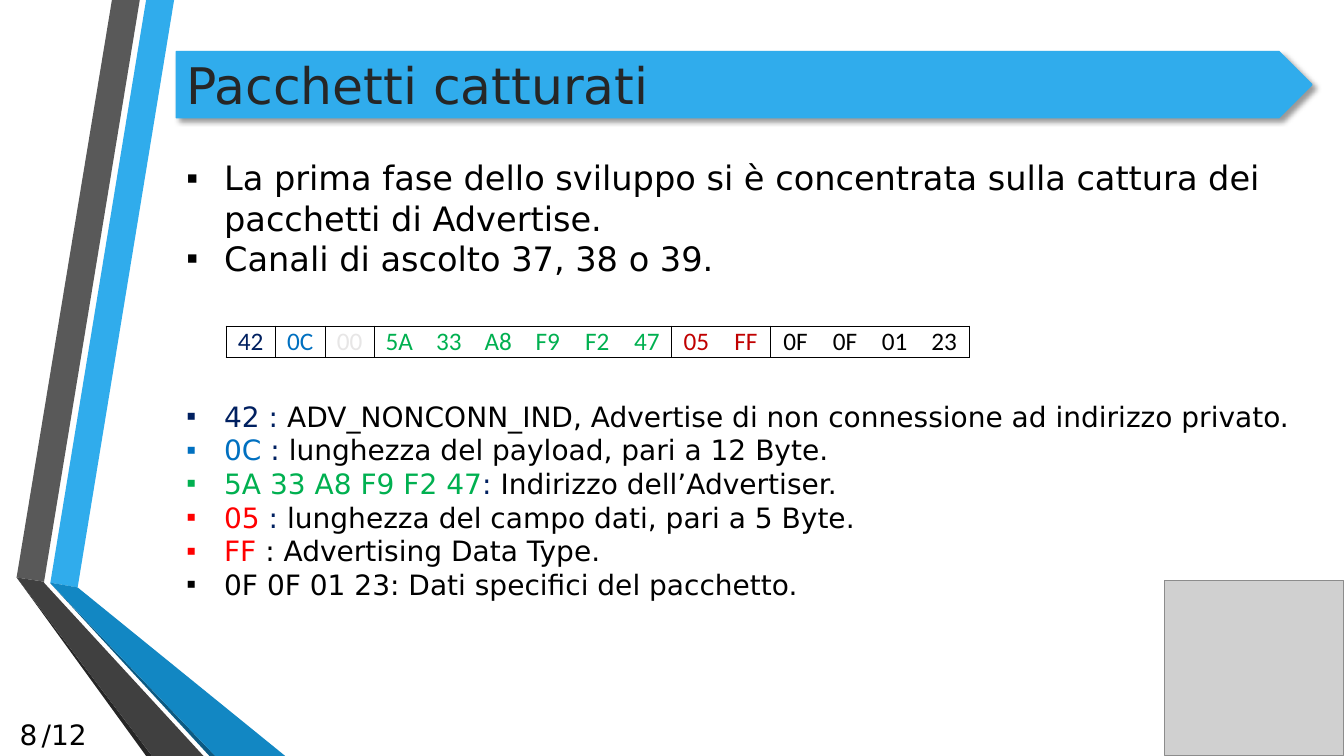
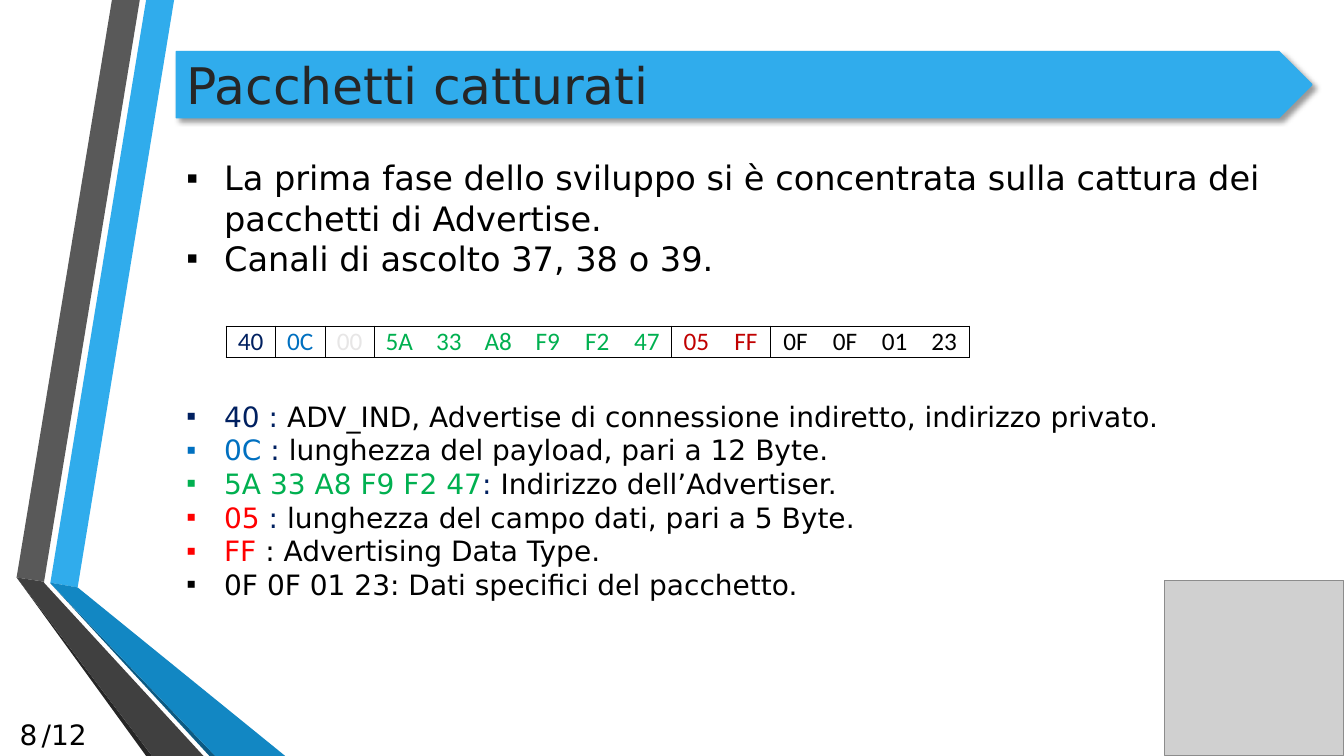
Before and after one commit to Slv3r/tesi-laurea, a slide deck: slide 8 of Presentazione/Presentazione Tesi.pptx. Drawn at 1344x756 pixels with LibreOffice and Linux fonts; fonts in the diff are those of the drawing; grey boxes stand for pictures; background and template pictures are left out. Boxes give left, top, right and bottom in pixels: in the first picture for what was removed or moved away, otherwise in the second. Text is boxed around its words. In the diff, an @@ line names an element or a change of style, - is before the commit and + after.

```diff
--- a/Presentazione/Presentazione Tesi.pptx
+++ b/Presentazione/Presentazione Tesi.pptx
@@ table at (176, 294, 1016, 388) @@
-row 2, column 2: 42
+row 2, column 2: 40
@@ text at (224, 405, 1158, 433): text changed @@
-▪ 42 : ADV_NONCONN_IND, Advertise di non connessione ad indirizzo privato.
+▪ 40 : ADV_IND, Advertise di connessione indiretto, indirizzo privato.
```
Also in this commit, not shown: 4 other slides changed, 1 slide removed, 2 other files.
